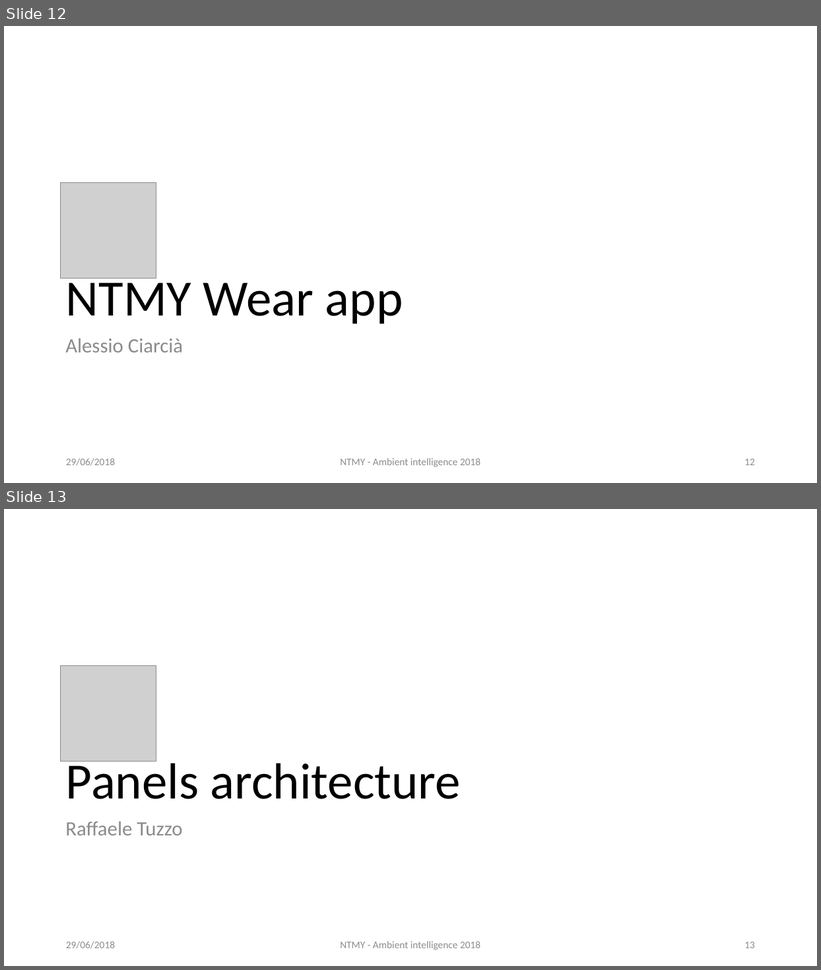
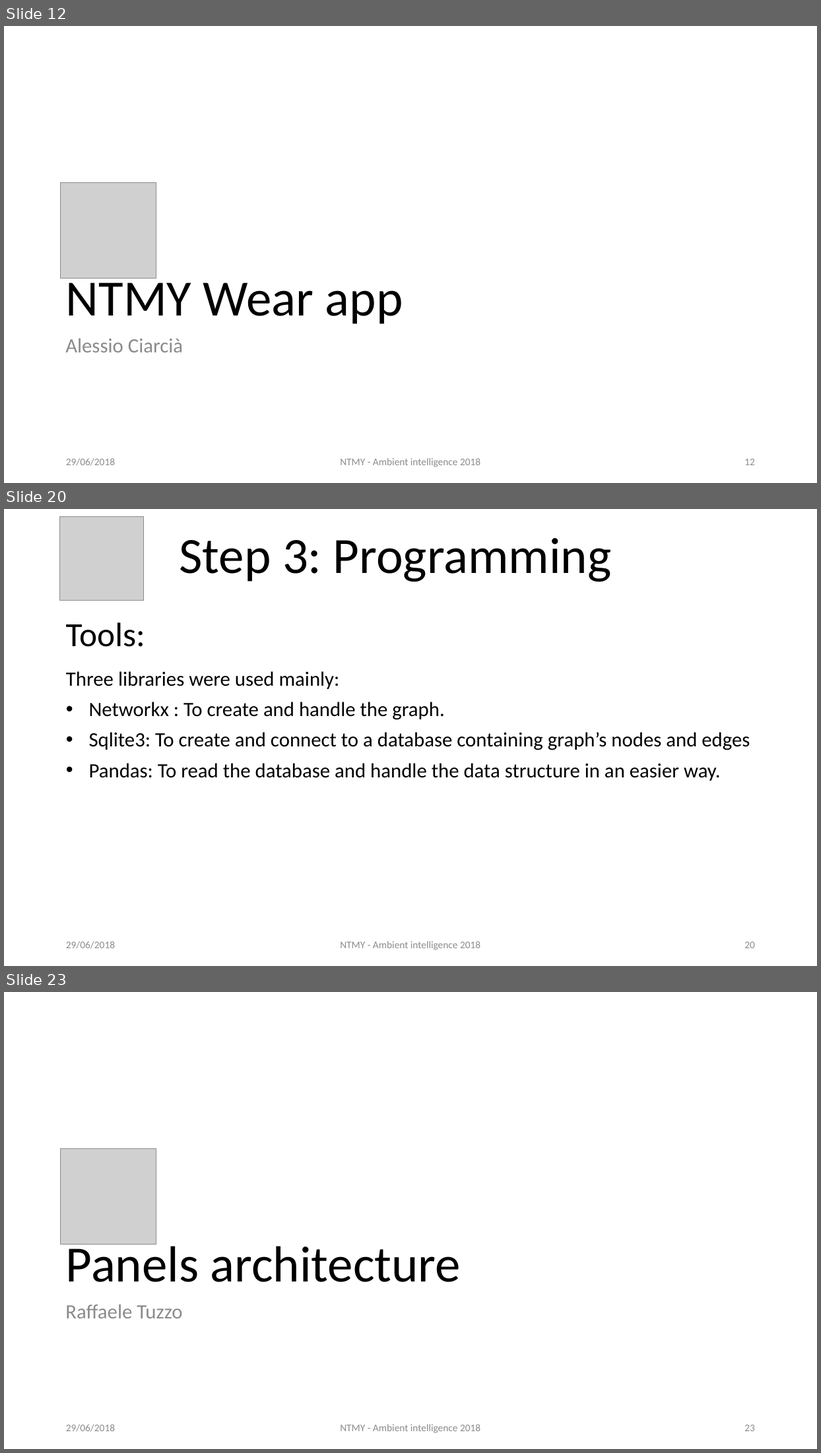
Before and after one commit to AmI-2018/NTMY-code, a slide deck: NTMY.pptx. Shown one above the other, each under a label of ours: slides 12 and 13 before the commit, slides 12, 20 and 23 after it; the slides between them are not shown. The pictures are 821x970 and 821x1453 pixels, drawn with LibreOffice and Linux fonts; fonts in the diff are those of the drawing; grey boxes stand for pictures. Boxes give left, top, right and bottom in pixels: in the first picture for what was removed or moved away, otherwise in the second. Text is boxed around its words. In the diff, an @@ line names an element or a change of style, - is before the commit and + after.

```diff
--- a/NTMY.pptx
+++ b/NTMY.pptx
@@ slide 20 added at (4, 509, 817, 966), background #FFFFFF @@
@@ picture added at (60, 517, 145, 601) @@
@@ title added at (180, 538, 611, 582), 60 pt, text #000000 @@
+Step 3: Programming
@@ text added at (66, 623, 145, 647), 40 pt, text #000000 @@
+Tools:
@@ text added at (66, 671, 750, 781), 24 pt, text #000000 @@
+Three libraries were used mainly:
+• Networkx : To create and handle the graph.
+• Sqlite3: To create and connect to a database containing graph’s nodes and edges
+• Pandas: To read the database and handle the data structure in an easier way.
@@ text added at (66, 941, 115, 949), 12 pt, text #8C8C8C @@
+29/06/2018
@@ text added at (340, 941, 481, 951), 12 pt, text #8C8C8C @@
+NTMY - Ambient intelligence 2018
@@ page number added at (745, 942, 755, 949), 12 pt, text #8C8C8C @@
+20
@@ what was slide 13 is now slide 23 @@
@@ page number at (745, 1425, 755, 1432): text changed @@
-13
+23
```
Also in this commit, not shown: 9 other slides added, 1 other file.
